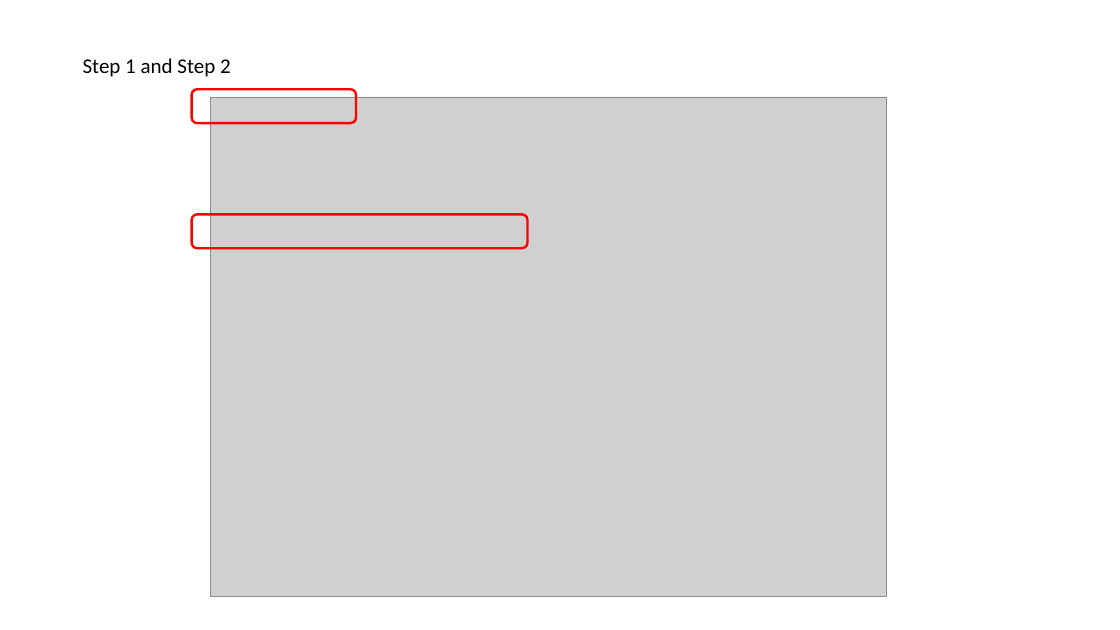
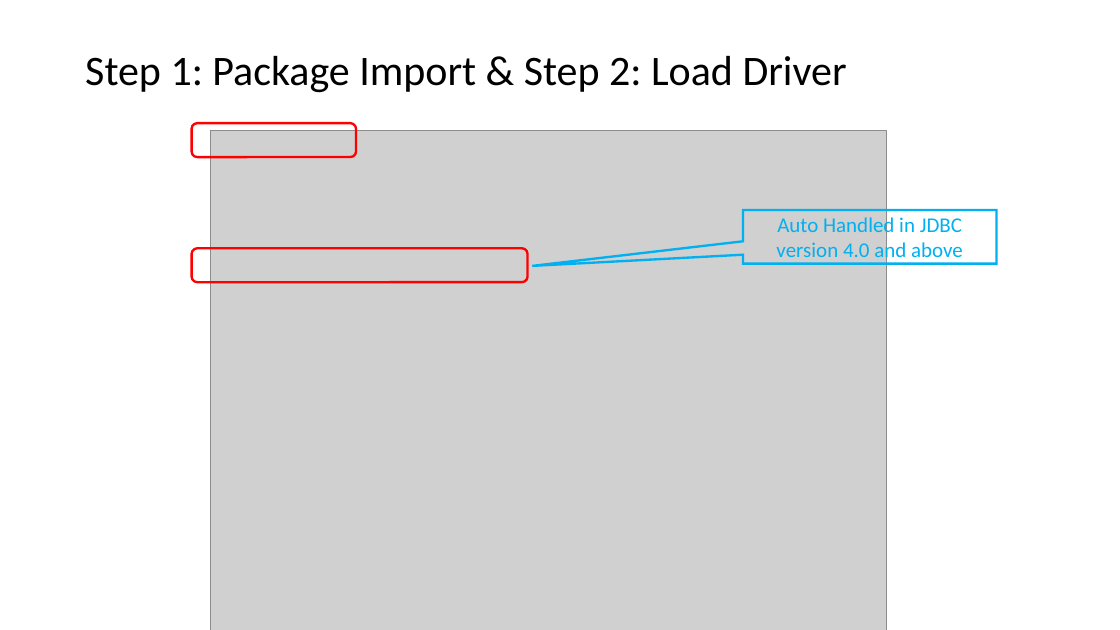
Before and after one commit to psp2108/JDBC_demo, a slide deck: slide 6 of JDBC_PPT/JDBC.pptx. Drawn at 1120x630 pixels with LibreOffice and Linux fonts; fonts in the diff are those of the drawing; grey boxes stand for pictures. Boxes give left, top, right and bottom in pixels: in the first picture for what was removed or moved away, otherwise in the second. Text is boxed around its words. In the diff, an @@ line names an element or a change of style, - is before the commit and + after.

```diff
--- a/JDBC_PPT/JDBC.pptx
+++ b/JDBC_PPT/JDBC.pptx
@@ text at <box>85,56,847,93</box>: text changed; size 18 to 36 pt @@
-Step 1 and Step 2
+Step 1: Package Import & Step 2: Load Driver
@@ 2 rounded rectangles, 1 picture: place and size @@
-2 rounded rectangles, 1 picture at <box>192,89,887,596</box>
+2 rounded rectangles, 1 picture at <box>192,124,887,630</box>
@@ speech box added at <box>744,210,997,264</box>, outline #00B0F0 2 pt, 18 pt, text #00B0F0 @@
+Auto Handled in JDBC version 4.0 and above
```
Also in this commit, not shown: 11 other slides changed, 4 slides added, 3 slides removed.
